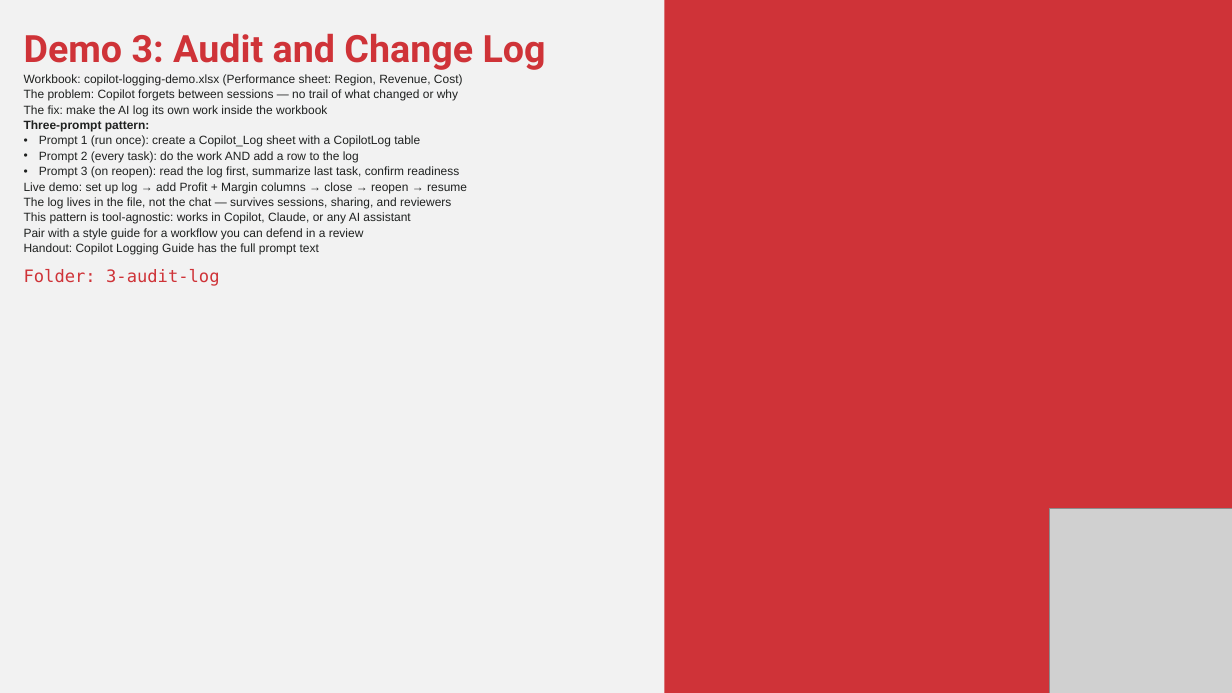
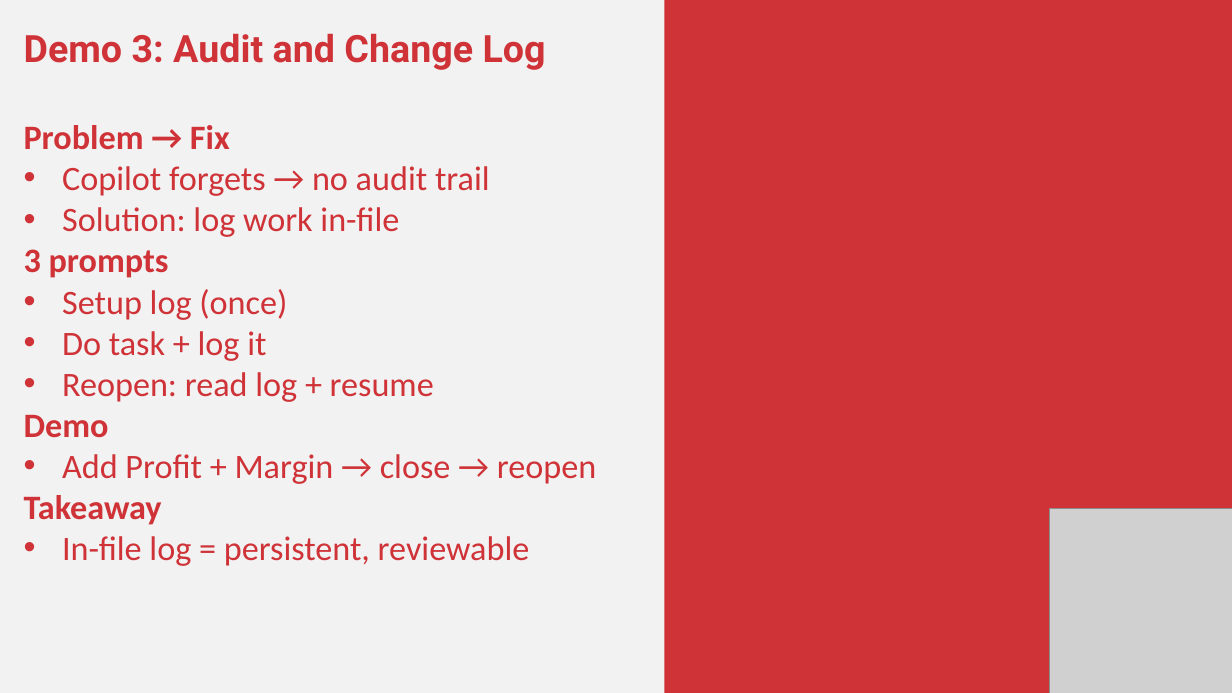
Before and after one commit to stringfestdata/ai-for-excel-in-a-week-may-2026, a slide deck: slide 7 of day-3-copilot-in-excel/day-3-copilot.pptx (slide 8 before the commit). Drawn at 1232x693 pixels with LibreOffice and Linux fonts; fonts in the diff are those of the drawing; grey boxes stand for pictures. Boxes give left, top, right and bottom in pixels: in the first picture for what was removed or moved away, otherwise in the second. Text is boxed around its words. In the diff, an @@ line names an element or a change of style, - is before the commit and + after.

```diff
--- a/day-3-copilot-in-excel/day-3-copilot.pptx
+++ b/day-3-copilot-in-excel/day-3-copilot.pptx
@@ text at [24, 125, 596, 566]: text changed; size 14 to 40 pt; font Arial to Calibri; text colour #1F2120 to #CF3338 @@
-Workbook: copilot-logging-demo.xlsx (Performance sheet: Region, Revenue, Cost)
-The problem: Copilot forgets between sessions — no trail of what changed or why
-The fix: make the AI log its own work inside the workbook
-Three-prompt pattern:
-• Prompt 1 (run once): create a Copilot_Log sheet with a CopilotLog table
-• Prompt 2 (every task): do the work AND add a row to the log
-• Prompt 3 (on reopen): read the log first, summarize last task, confirm readiness
-Live demo: set up log → add Profit + Margin columns → close → reopen → resume
-The log lives in the file, not the chat — survives sessions, sharing, and reviewers
-This pattern is tool-agnostic: works in Copilot, Claude, or any AI assistant
-Pair with a style guide for a workflow you can defend in a review
-Handout: Copilot Logging Guide has the full prompt text
-Folder: 3-audit-log
+Problem → Fix
+• Copilot forgets → no audit trail
+• Solution: log work in-file
+3 prompts
+• Setup log (once)
+• Do task + log it
+• Reopen: read log + resume
+Demo
+• Add Profit + Margin → close → reopen
+Takeaway
+• In-file log = persistent, reviewable
```
Also in this commit, not shown: 3 other slides changed, 1 slide removed.
